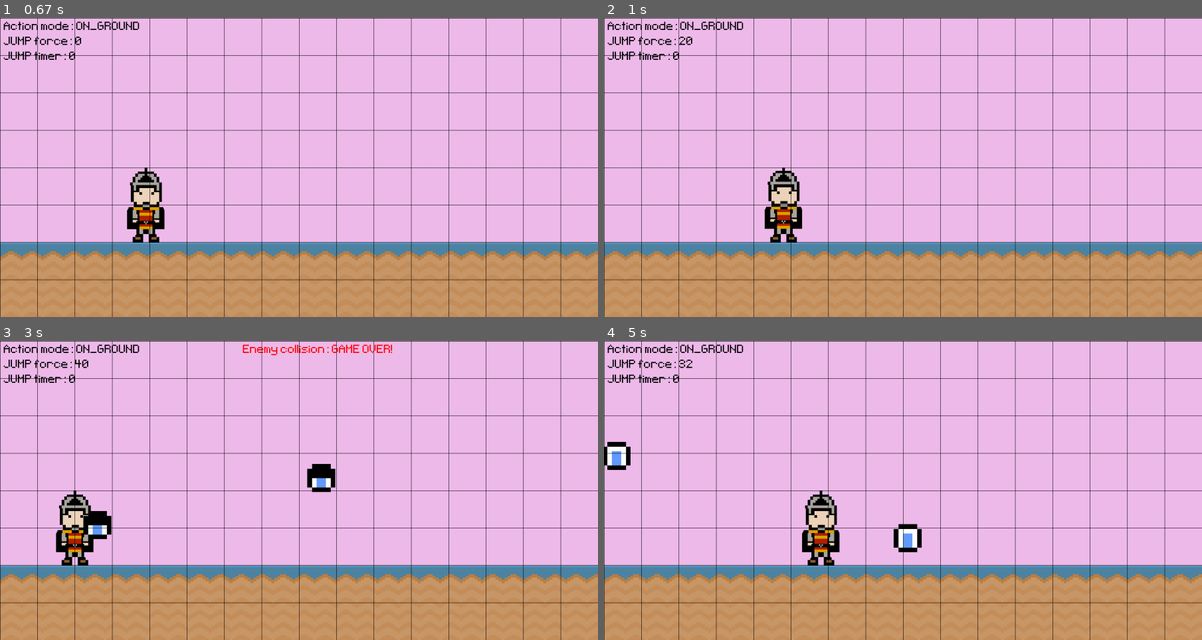
Above: before the commit, frames 1-4 (two rows, left to right).
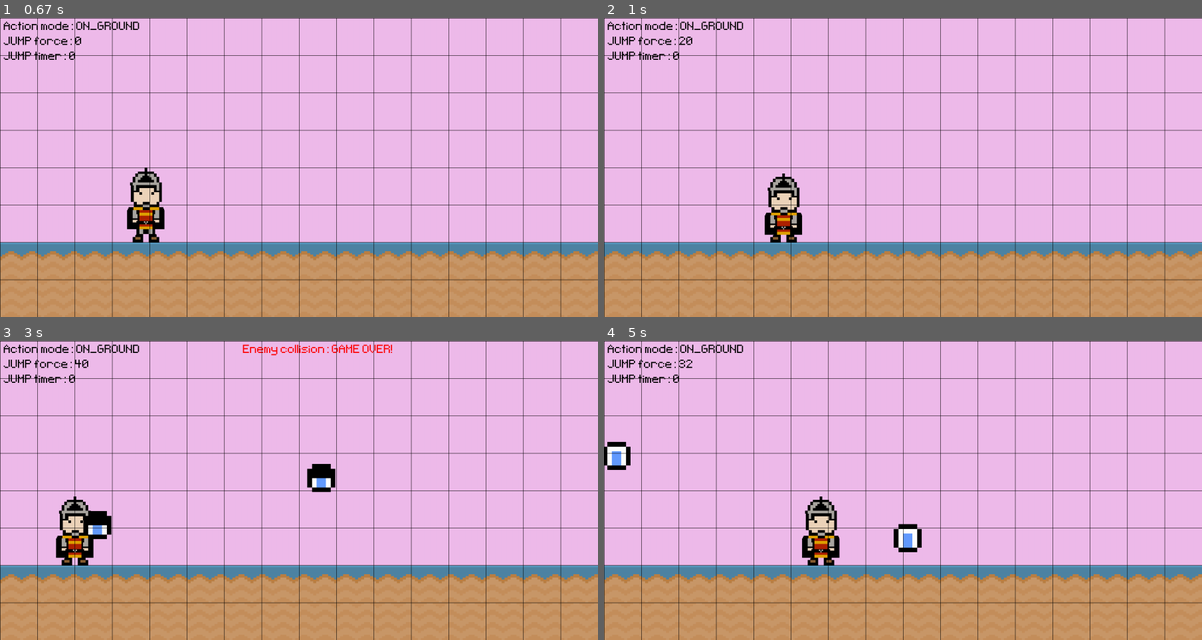
Above: after the commit, the same moments.

Repository: alo40/pygame_pininos
Game: pygame game, started from main_pininos.py
The game is run twice, just before and just after one commit, with the same random seed, the same clock (stepped at 60 frames per second) and the same inputs.
Inputs:
- Up to frame 1 (0.67 s): hold Right from 0.33 s (still down)
- Up to frame 2 (1 s): release Right at 0.8 s; hold Up from 0.83 s (still down)
- Up to frame 3 (3 s): release Up at 1.13 s; hold Right 1.17-1.63 s; hold Left 1.67-2.2 s; hold Left 2.23-2.63 s; hold Up from 2.67 s (still down)
- Up to frame 4 (5 s): release Up at 3.03 s; hold Right 3.07-3.7 s; hold Left 3.73-4.2 s; hold Right 4.23-4.7 s; hold Up from 4.73 s (still down)

Frame 1 is identical in both runs. In frame 2, 0.8% of the frame differs, in the area x 26-34%, y 50-73%; in frame 3, 0.7%; in frame 4, 0.8%.

Commit message:
added hero animation (crounching)

Diff:
--- a/main_pininos.py
+++ b/main_pininos.py
@@ -122,7 +122,8 @@
         ## TIMER EVENT: HERO STANDING ANIMATION ########################################
         if event.type == timer_hero_standing_animation \
                 and not game_over \
-                and hero_action == action.ON_GROUND:
+                and hero_action == action.ON_GROUND \
+                and jump_force == 0:  # to avoid conflict with crounch animtation
 
             # change hero_frame_index: from 0 to 1 or form 1 to 0
             hero_frame_index += 1
@@ -266,6 +267,10 @@
             if jump_force > 100:
                 jump_force = 100  # max jump force
 
+            # crounch animation
+            hero_frame_index = 2
+            hero_surf = hero_frames[hero_frame_index]
+
         elif not hero_action == action.JUMPING:
             jump_velocity = jump_force
             jump_timer = 0.1  # initiate jump timer > 0
@@ -292,21 +297,21 @@
         if hero_action == action.JUMPING:
             hero_frame_index = 3
 
-            # update enemy_01 surface
+            # update hero surface
             hero_surf = hero_frames[hero_frame_index]
 
         ## HERO ATTACK #################################################################
 
-        # draw the circle surface on top of the screen surface (after draw background)
-        screen.blit(attack_surf, (0, 0))
-
-        # check if the circle has been displayed for long enough
-        attack_delta_time = pg.time.get_ticks() - attack_start_time
-        if attack_start_time is not None and attack_delta_time >= attack_display_time:
-
-            # reset the start time and clear the circle surface
-            attack_start_time = 0
-            attack_surf.fill((0, 0, 0, 0))
+        # # draw the circle surface on top of the screen surface (after draw background)
+        # screen.blit(attack_surf, (0, 0))
+        #
+        # # check if the circle has been displayed for long enough
+        # attack_delta_time = pg.time.get_ticks() - attack_start_time
+        # if attack_start_time is not None and attack_delta_time >= attack_display_time:
+        #
+        #     # reset the start time and clear the circle surface
+        #     attack_start_time = 0
+        #     attack_surf.fill((0, 0, 0, 0))
 
         # # Create a text surface with the mouse position (for testing only)
         # text_attack_time = game_active_font.render(f"attack_start_time: {attack_start_time}", True, 'Black')
Binary file changed: graphics/soldier_simple_jumping1.png
Not shown, changed: graphics/soldier_simple_jumping.ase
